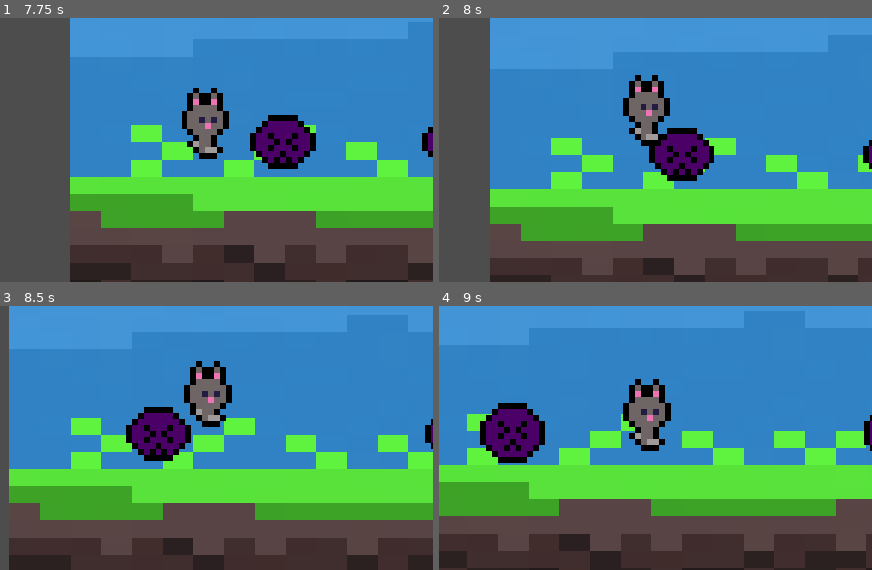
Above: before the commit, frames 1-4 (two rows, left to right).
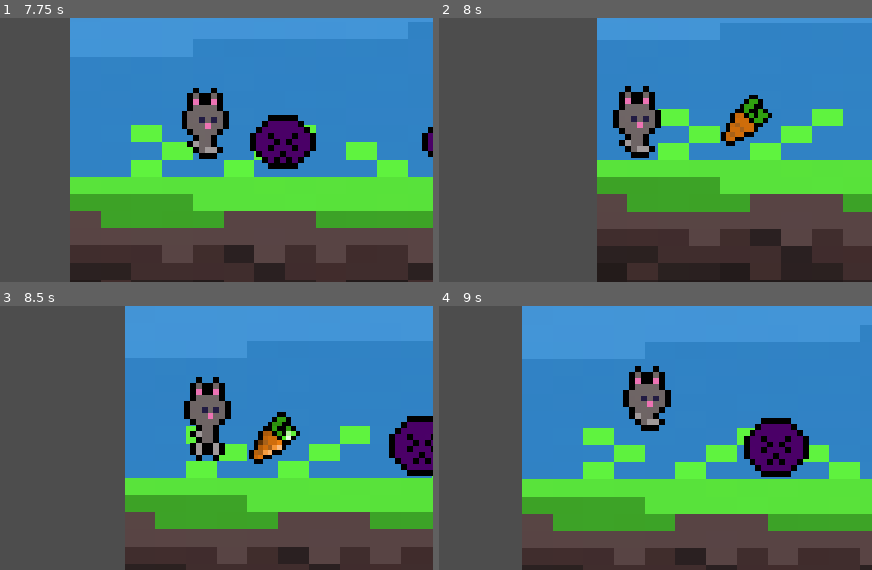
Above: after the commit, the same moments.

Repository: Snt8/hack-game
Game: Godot game, scene res://scenes/levels/test-world-scene.tscn
Same seed, same stepped clock (60 frames per second), same inputs: the game is played once before the commit and once after it. This scene is started directly instead of the project's main scene.
Inputs:
- Up to frame 1 (7.75 s): hold D (movement-right) 0.53-2.03 s; hold A (movement-left) 2.03-2.78 s; hold D (movement-right) 2.78-4.28 s; hold A (movement-left) 4.28-5.03 s; hold D (movement-right) 5.03-5.78 s; hold A (movement-left) 5.78-7.28 s; hold D (movement-right) from 7.28 s (still down)
- Up to frame 2 (8 s): keep holding D (movement-right)
- Up to frame 3 (8.5 s): keep holding D (movement-right)
- Up to frame 4 (9 s): keep holding D (movement-right)

Frame 1 is identical in both runs. In frame 2, 49% of the frame differs, in the area x 11-100%, y 0-100%; in frame 3, 44%; in frame 4, 38%.

Commit message:
fix(enemy): arreglar el sistema que impide que el enemigo se caiga de las plataformas

Diff:
--- a/scenes/characters/enemy.tscn
+++ b/scenes/characters/enemy.tscn
@@ -2,6 +2,7 @@
 
 [ext_resource type="Texture2D" uid="uid://c5cu5ct5obemo" path="res://assets/enemy-sprite.png" id="1_7jb55"]
 [ext_resource type="Script" uid="uid://dwywilyiireax" path="res://scripts/enemy/movement.gd" id="2_f2e6v"]
+[ext_resource type="Script" uid="uid://ccotjwhrarhhh" path="res://scripts/enemy/attack.gd" id="2_fulqv"]
 
 [sub_resource type="AtlasTexture" id="AtlasTexture_fulqv"]
 atlas = ExtResource("1_7jb55")
@@ -32,6 +33,7 @@
 radius = 6.0
 
 [node name="Enemy" type="Node2D" unique_id=1901844328]
+script = ExtResource("2_fulqv")
 
 [node name="CharacterBody2D" type="CharacterBody2D" parent="." unique_id=963098254]
 collision_layer = 4
--- a/scripts/enemy/movement.gd
+++ b/scripts/enemy/movement.gd
@@ -2,7 +2,7 @@
 extends CharacterBody2D
 
 @export var speed: float = 100.0
-@export var edge_look_ahead: float = 8.0
+@export var edge_look_ahead: float = 8.0   # cuántos px por delante mira el rayo
 
 @onready var edge_detector: RayCast2D = $EdgeDetector
 @onready var animated_sprite: AnimatedSprite2D = $AnimatedSprite2D
